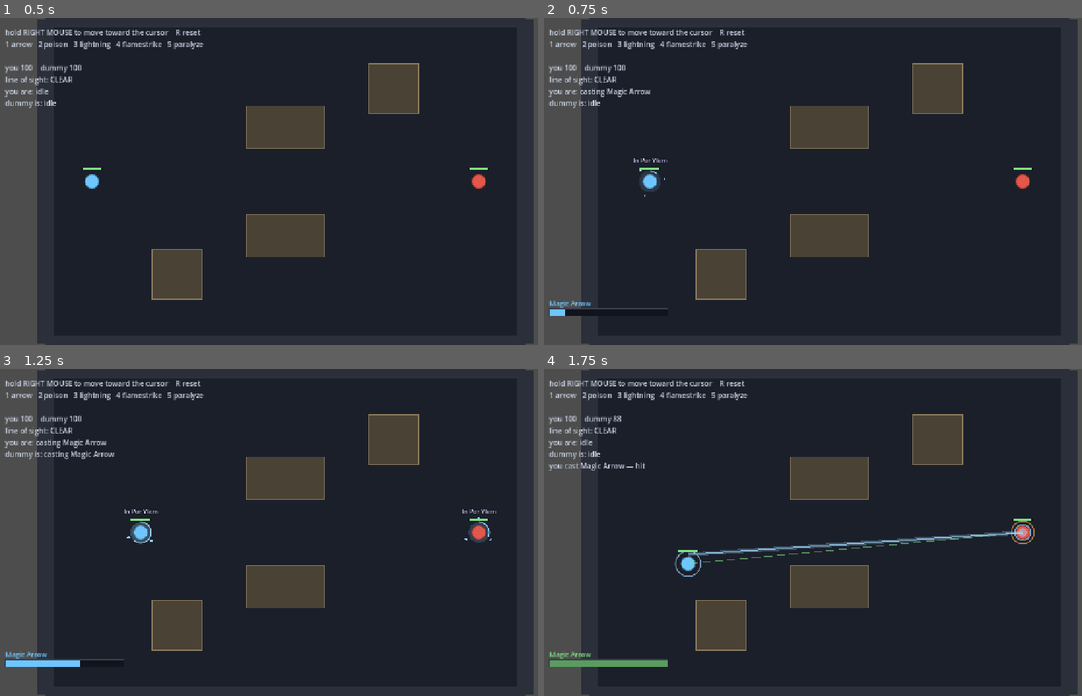
Above: before the commit, frames 1-4 (two rows, left to right).
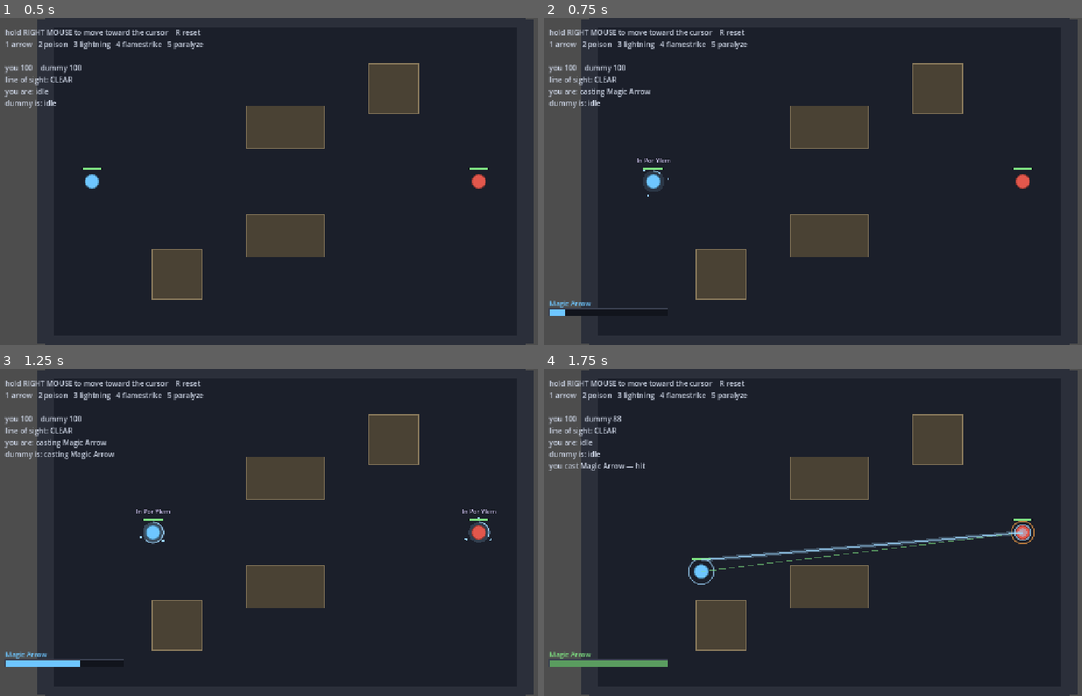
Above: after the commit, the same moments.

Repository: sirdeaz/uo-arena
Game: Godot game, scene res://autoload/boot.tscn
Two runs of this game, one before a commit and one after it. Both use one fixed random seed, a clock stepped at 60 frames per second and the inputs below.
Inputs (mouse positions are in pixels of both pictures, inside the frame that each line leads up to):
- Up to frame 1 (0.5 s): no input
- Up to frame 2 (0.75 s): tap Enter at 0.5 s; move the mouse to (958, 165) at 0.52 s; hold D from 0.53 s (still down); tap 1 at 0.6 s; click (958, 165) at 0.67 s
- Up to frame 3 (1.25 s): keep holding D
- Up to frame 4 (1.75 s): move the mouse to (710, 548) at 1.27 s; release D at 1.28 s; hold S from 1.28 s (still down); tap 2 at 1.35 s

Frame 1 is identical in both runs. In frame 2, 0.2% of the frame differs, in the area x 16-24%, y 42-55%; in frame 3, 0.4%; in frame 4, 1.6%, in the area x 24-89%, y 49-66%.

Commit message:
Raise move speed to 225
Felt sluggish at 180 in playtesting. Crossing the arena now takes 4.4s rather
than 5.6s, still inside the arena test's floor of 4s.

Co-Authored-By: Claude Opus 5 <noreply@anthropic.com>

Diff:
--- a/common/constants.gd
+++ b/common/constants.gd
@@ -5,7 +5,7 @@
 const MAX_PLAYERS: int = 2
 
 const PLAYER_MAX_HEALTH: float = 100.0
-const PLAYER_MOVE_SPEED: float = 180.0
+const PLAYER_MOVE_SPEED: float = 225.0
 
 # Physics layer bits, mirroring project.godot's layer_names.
 const LAYER_PLAYERS: int = 1 << 0
